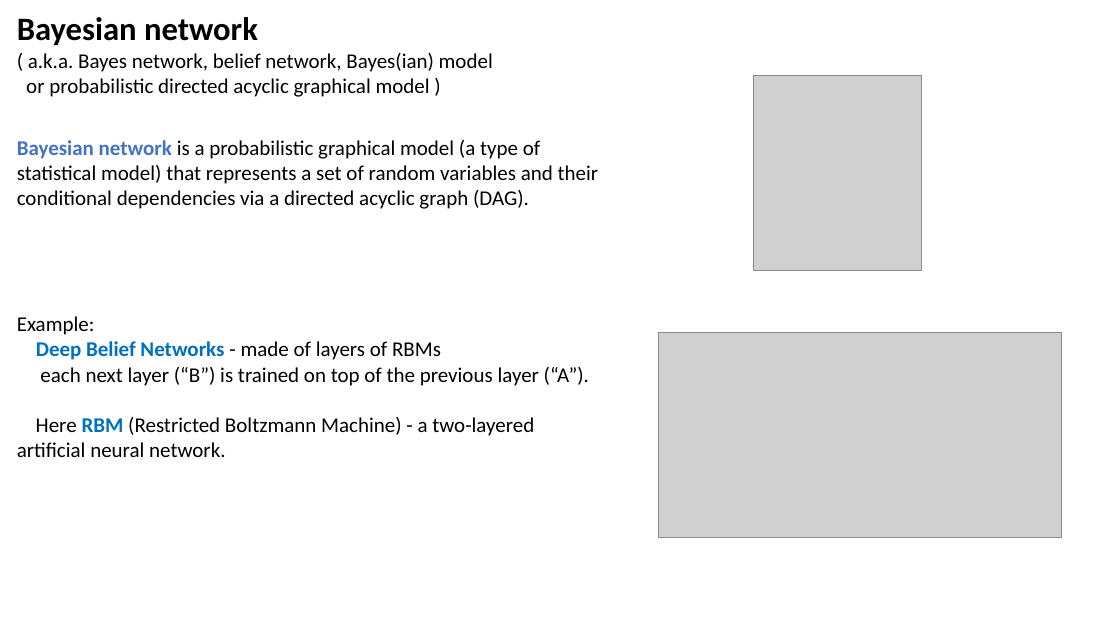
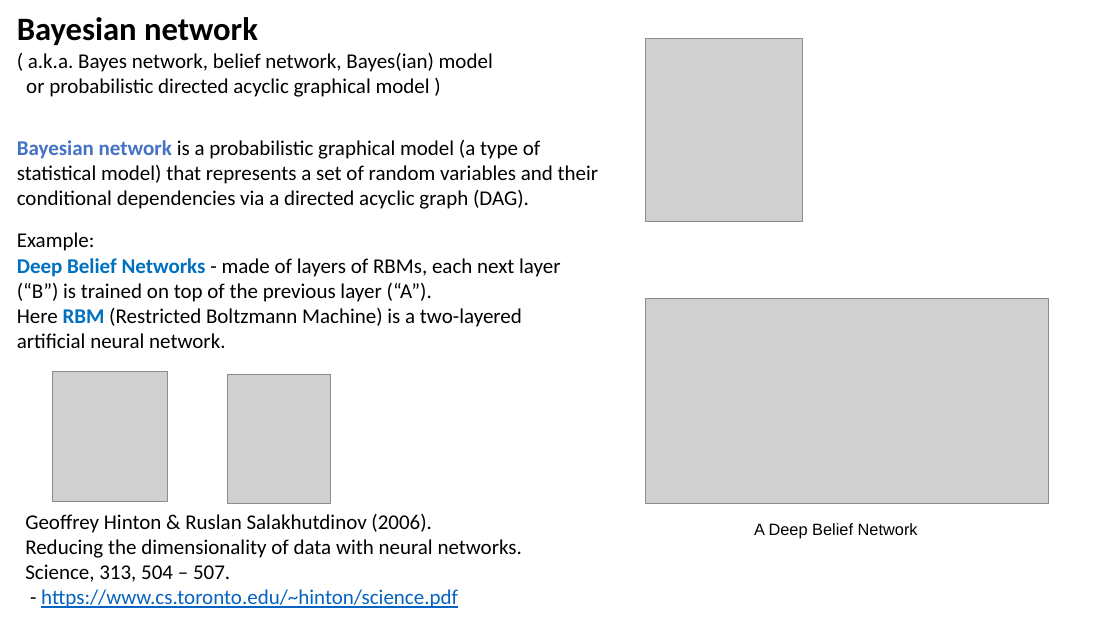
Before and after one commit to lselector/ml_ai_doc, a slide deck: slide 10 of Bayes_Bayesian.pptx (slide 8 before the commit). Drawn at 1120x630 pixels with LibreOffice and Linux fonts; fonts in the diff are those of the drawing; grey boxes stand for pictures. Boxes give left, top, right and bottom in pixels: in the first picture for what was removed or moved away, otherwise in the second. Text is boxed around its words. In the diff, an @@ line names an element or a change of style, - is before the commit and + after.

```diff
--- a/Bayes_Bayesian.pptx
+++ b/Bayes_Bayesian.pptx
@@ picture: place and size @@
-picture at [754, 75, 922, 271]
+picture at [645, 39, 803, 222]
@@ text added at [17, 232, 560, 348], 18 pt, text #000000 @@
+Example:
+Deep Belief Networks - made of layers of RBMs, each next layer (“B”) is trained on top of the previous layer (“A”).
+Here RBM (Restricted Boltzmann Machine) is a two-layered artificial neural network.
@@ picture: place and size @@
-picture at [659, 333, 1062, 538]
+picture at [645, 298, 1049, 503]
@@ text at [17, 316, 589, 457]: paragraphs removed @@
-Example:
-Deep Belief Networks - made of layers of RBMs
-each next layer (“B”) is trained on top of the previous layer (“A”).
-Here RBM (Restricted Boltzmann Machine) - a two-layered artificial neural network.
@@ picture added at [52, 371, 167, 502] @@
@@ picture added at [228, 374, 331, 503] @@
@@ text added at [25, 514, 522, 608], 18 pt, text #000000 @@
+Geoffrey Hinton & Ruslan Salakhutdinov (2006).
+Reducing the dimensionality of data with neural networks.
+Science, 313, 504 – 507.
+- https://www.cs.toronto.edu/~hinton/science.pdf
@@ text added at [754, 523, 918, 539], 14 pt, text #000000 @@
+A Deep Belief Network
```
Also in this commit, not shown: 3 other slides changed, 2 slides added.
